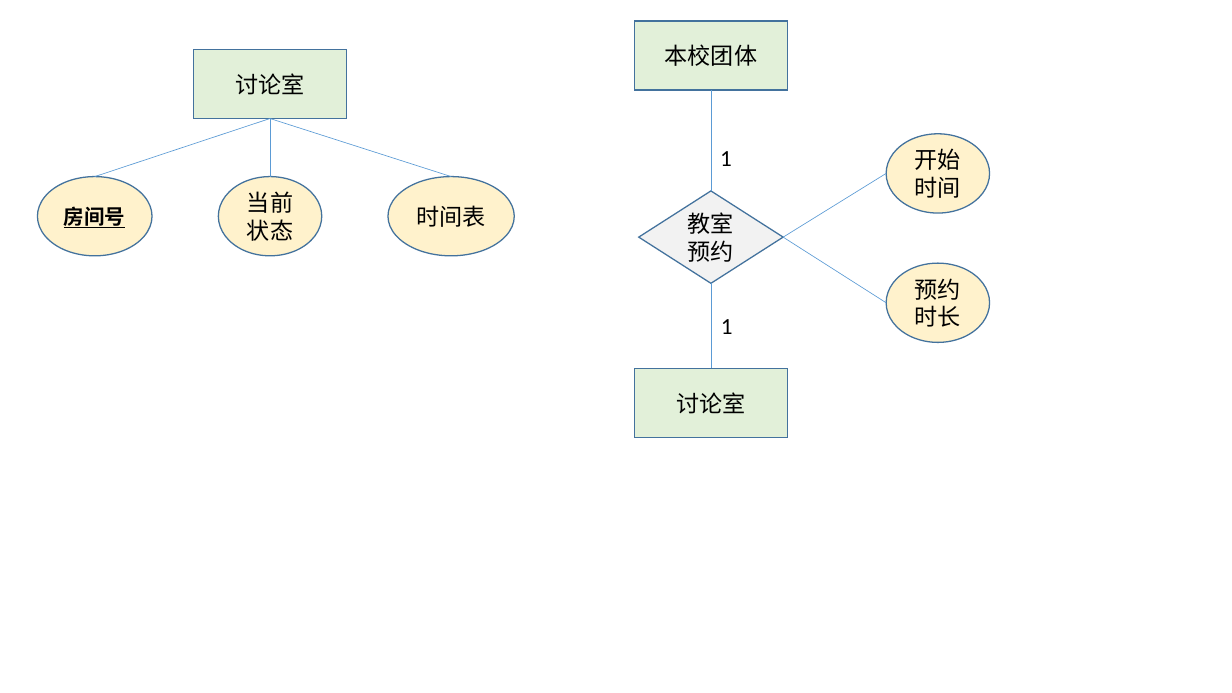
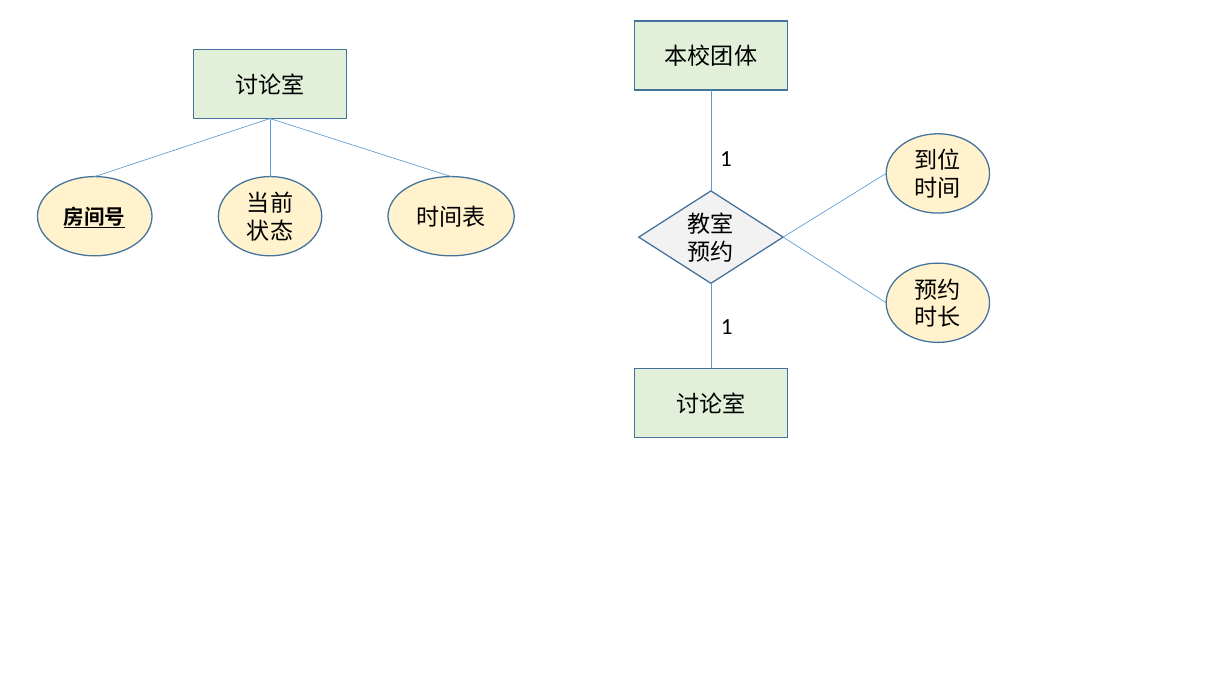
Before and after one commit to huangqiuyu/Database_BUAA, a slide deck: slide 10 of ours/E-R图初稿.pptx. Drawn at 1232x693 pixels with LibreOffice and Linux fonts; fonts in the diff are those of the drawing. Boxes give left, top, right and bottom in pixels: in the first picture for what was removed or moved away, otherwise in the second. Text is boxed around its words. In the diff, an @@ line names an element or a change of style, - is before the commit and + after.

```diff
--- a/ours/E-R图初稿.pptx
+++ b/ours/E-R图初稿.pptx
@@ text in ellipse at [915,148,961,198]: text changed @@
-开始时间
+到位时间
```
Also in this commit, not shown: 4 other slides changed, 1 other file.
